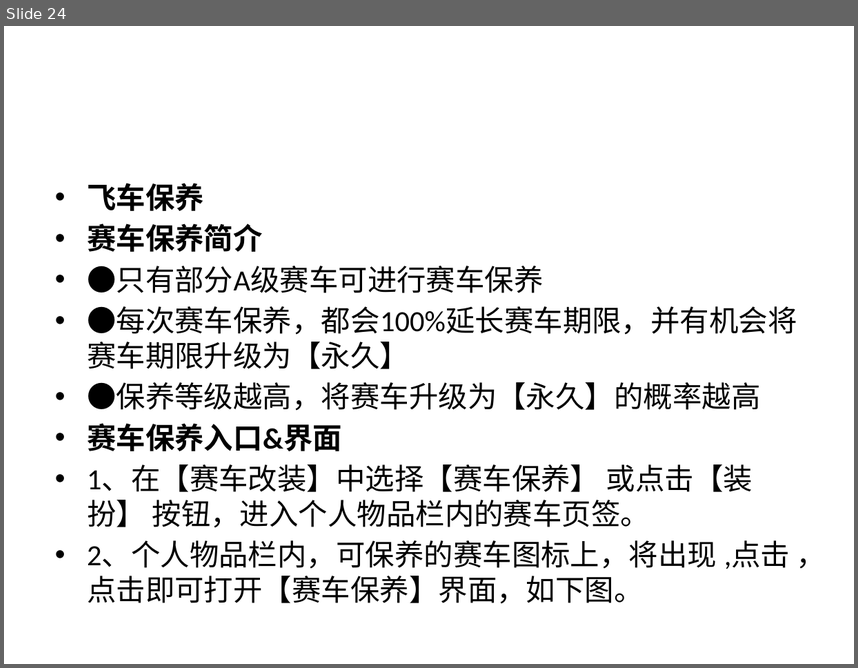
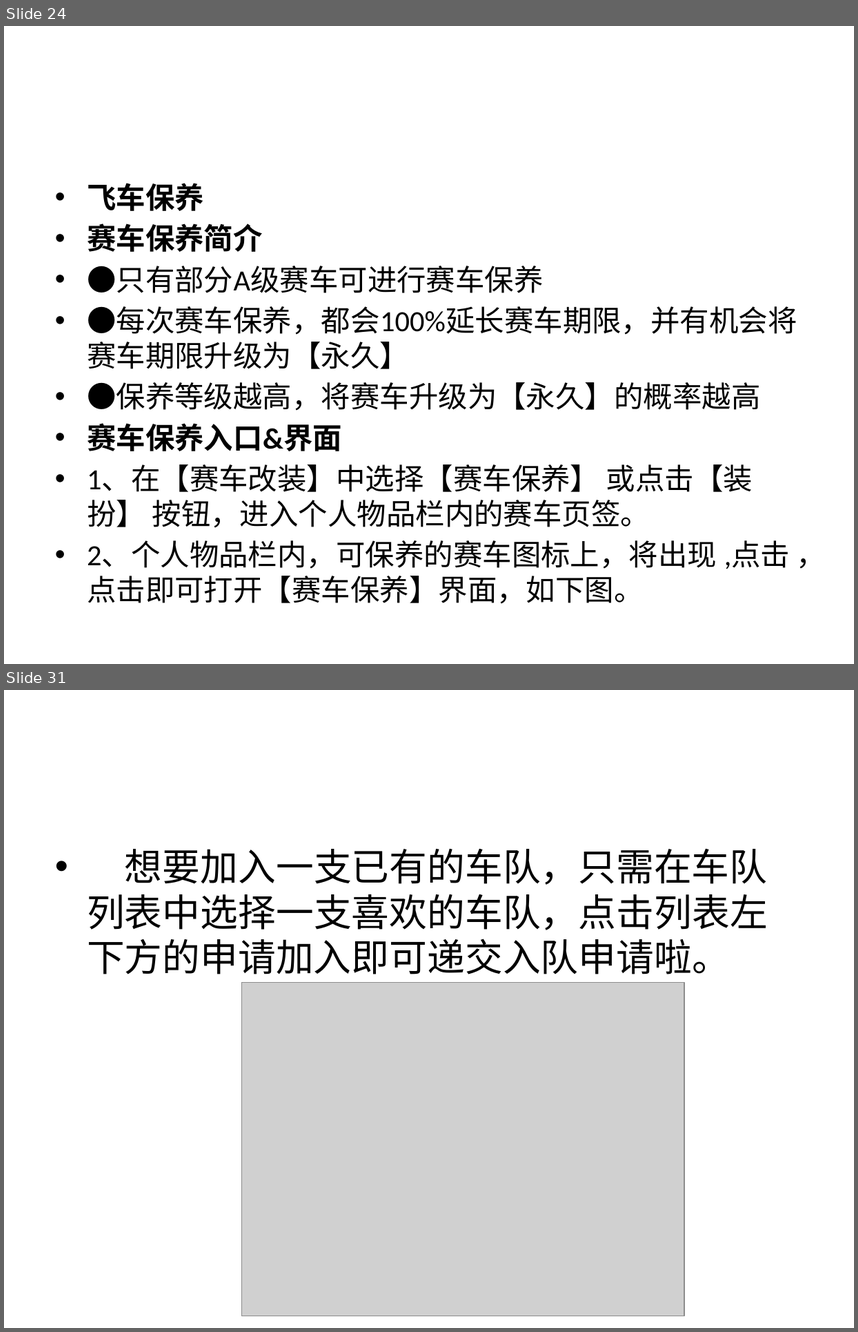
Before and after one commit to 838711801/PengPeng, a slide deck: 游戏分析/QQ飞车分析.pptx. Shown one above the other, each under a label of ours: slide 24 before the commit, slides 24 and 31 after it; the slides between them are not shown. The pictures are 858x668 and 858x1332 pixels, drawn with LibreOffice and Linux fonts; fonts in the diff are those of the drawing; grey boxes stand for pictures. Boxes give left, top, right and bottom in pixels: in the first picture for what was removed or moved away, otherwise in the second. Text is boxed around its words. In the diff, an @@ line names an element or a change of style, - is before the commit and + after.

```diff
--- a/游戏分析/QQ飞车分析.pptx
+++ b/游戏分析/QQ飞车分析.pptx
@@ slide 31 added at (x1=4, y1=690, x2=854, y2=1328), background #FFFFFF @@
@@ text added at (x1=87, y1=849, x2=768, y2=974), 32 pt, text #000000 @@
+• 想要加入一支已有的车队，只需在车队列表中选择一支喜欢的车队，点击列表左下方的申请加入即可递交入队申请啦。
@@ picture added at (x1=242, y1=983, x2=685, y2=1316) @@
```
Also in this commit, not shown: 1 slide changed, 8 other slides added, 1 other file.
